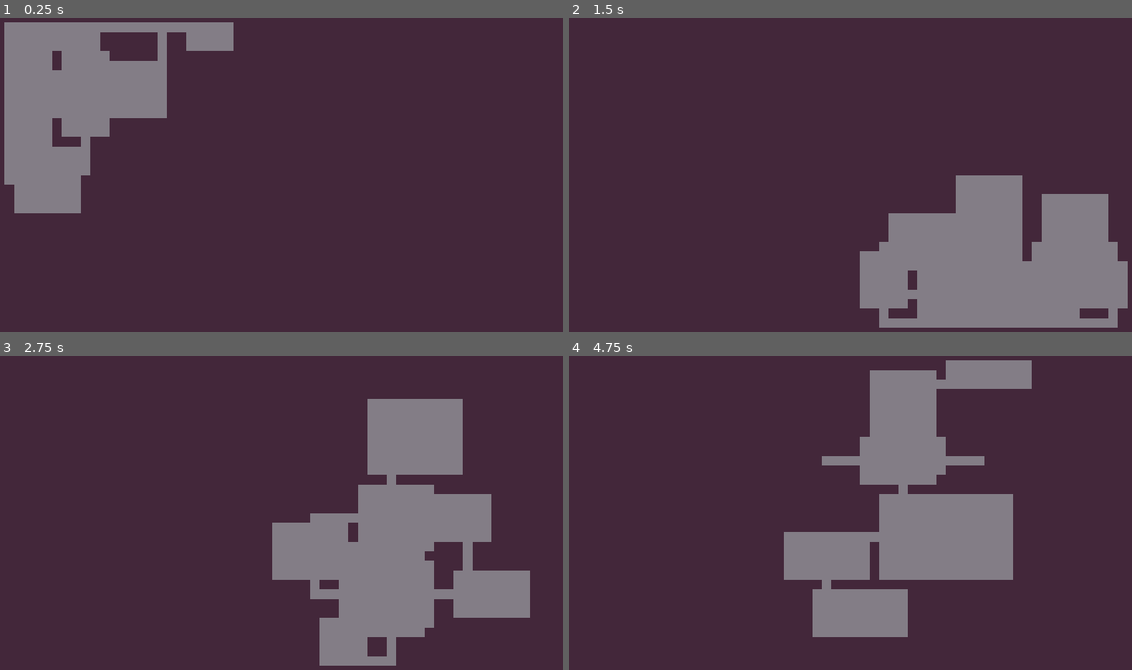
Above: before the commit, frames 1-4 (two rows, left to right).
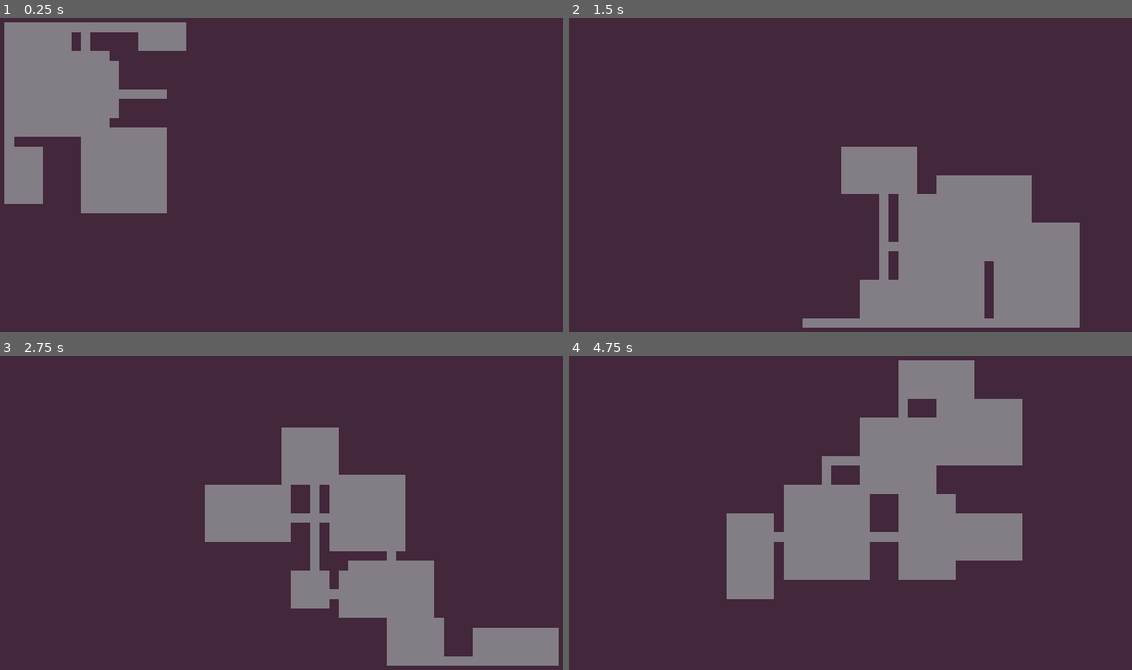
Above: after the commit, the same moments.

Repository: rkcf/gdDiggerDemo
Game: Godot game, scene res://scenes/DiggerManager.tscn
Same seed, same stepped clock (60 frames per second), same inputs: the game is played once before the commit and once after it.
Inputs:
- Up to frame 1 (0.25 s): no input
- Up to frame 2 (1.5 s): tap Enter (ui_accept) at 0.5, 0.77, 1.25 s
- Up to frame 3 (2.75 s): tap Enter (ui_accept) at 1.52, 2 s
- Up to frame 4 (4.75 s): tap Enter (ui_accept) at 2.75, 3.02, 3.5, 3.77, 4.25, 4.52 s

The runs differ from the first frame. In frame 1, 8.7% of the frame differs, in the area x 0-42%, y 1-63%; in frame 2, 8.8%; in frame 3, 21%, in the area x 36-100%, y 13-99%; in frame 4, 16%.

Commit message:
add Room2D class

Diff:
--- a/project.godot
+++ b/project.godot
@@ -24,6 +24,11 @@
 "language": "GDScript",
 "path": "res://scenes/DiggerManager.gd"
 }, {
+"base": "Node",
+"class": "Room2D",
+"language": "GDScript",
+"path": "res://scenes/Room2D.gd"
+}, {
 "base": "Digger",
 "class": "RoomDigger",
 "language": "GDScript",
@@ -33,6 +38,7 @@
 "CorridorDigger": "",
 "Digger": "",
 "DiggerManager": "",
+"Room2D": "",
 "RoomDigger": ""
 }
 
--- a/scenes/Digger.gd
+++ b/scenes/Digger.gd
@@ -75,6 +75,6 @@
 	# Make sure we don't pick the same direction twice
 	while new_direction == self.direction:
 		new_direction = DIRECTIONS[randi() % 4]
-	print("Digger turning %s" % new_direction)
+#	print("Digger turning %s" % new_direction)
 	self.direction = new_direction
 	self.steps_since_turn = 0
--- /dev/null
+++ b/scenes/Room2D.gd
@@ -0,0 +1,11 @@
+class_name Room2D
+extends Node
+
+var position: Vector2 # upper left position of room
+var size: Vector2 # (width, height) vector giving size of the room
+var area: Rect2
+
+func _init(position: Vector2, size: Vector2):
+	self.position = position
+	self.size = size
+	self.area = Rect2(self.position, self.size)
--- a/scenes/RoomDigger.gd
+++ b/scenes/RoomDigger.gd
@@ -4,11 +4,26 @@
 
 var max_room_size: int = 10
 var min_room_size: int = 4
+var room: Room2D
 
 
 func live() -> void:
-	dig_room()
+	var new_room: Room2D = create_room()
+	self.room = new_room
+	dig_room(new_room)
 	destroy()
+
+# Make a new randomly generated Room2D object
+func create_room() -> Room2D:
+	# Get a random width and height
+	var width: int = round(rand_range(min_room_size, max_room_size))
+	var height: int = round(rand_range(min_room_size, max_room_size))
+	# Create the size vector
+	var size: Vector2 = Vector2(width, height)
+	# Find the top left corner to store the position
+	var top_corner: Vector2 = (position - size/2).ceil()
+	var new_room: Room2D = Room2D.new(top_corner, size)
+	return new_room
 
 
 func destroy() -> void:
@@ -16,15 +31,11 @@
 	emit_signal("digger_died", self)
 
 
-func dig_room() -> void:
+func dig_room(room: Room2D) -> void:
 	print("Digging Room at %s" % self.position)
-	var width: int = round(rand_range(min_room_size, max_room_size))
-	var height: int = round(rand_range(min_room_size, max_room_size))
-	var size: Vector2 = Vector2(width, height)
-	var top_corner: Vector2 = (position - size/2).ceil()
-	for x in size.x:
-		for y in size.y:
-			var next_dig = top_corner + Vector2(x, y)
+	for x in room.size.x:
+		for y in room.size.y:
+			var next_dig = room.position + Vector2(x, y)
 			if self.boundary.has_point(next_dig):
 				self.position = next_dig
 				dig()
